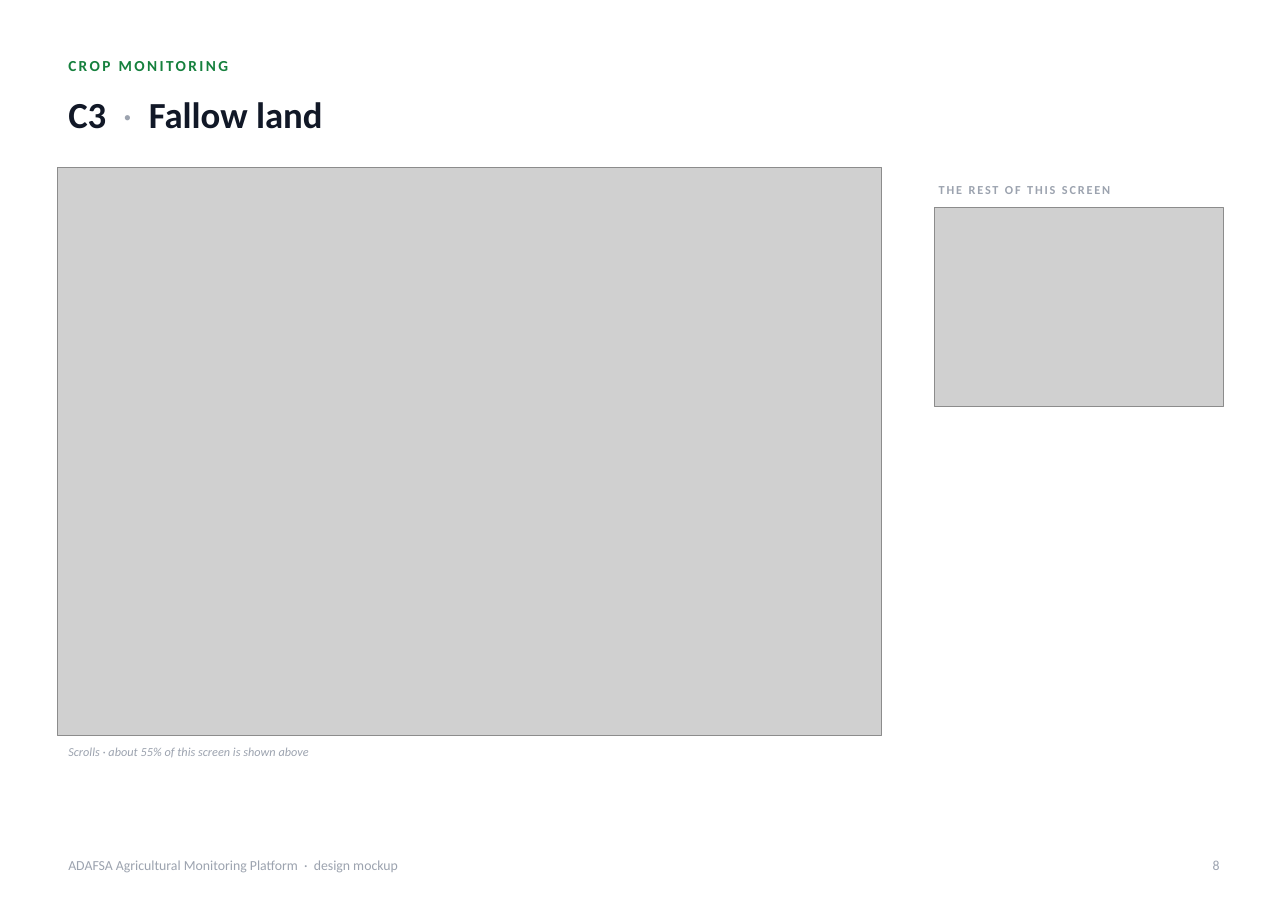
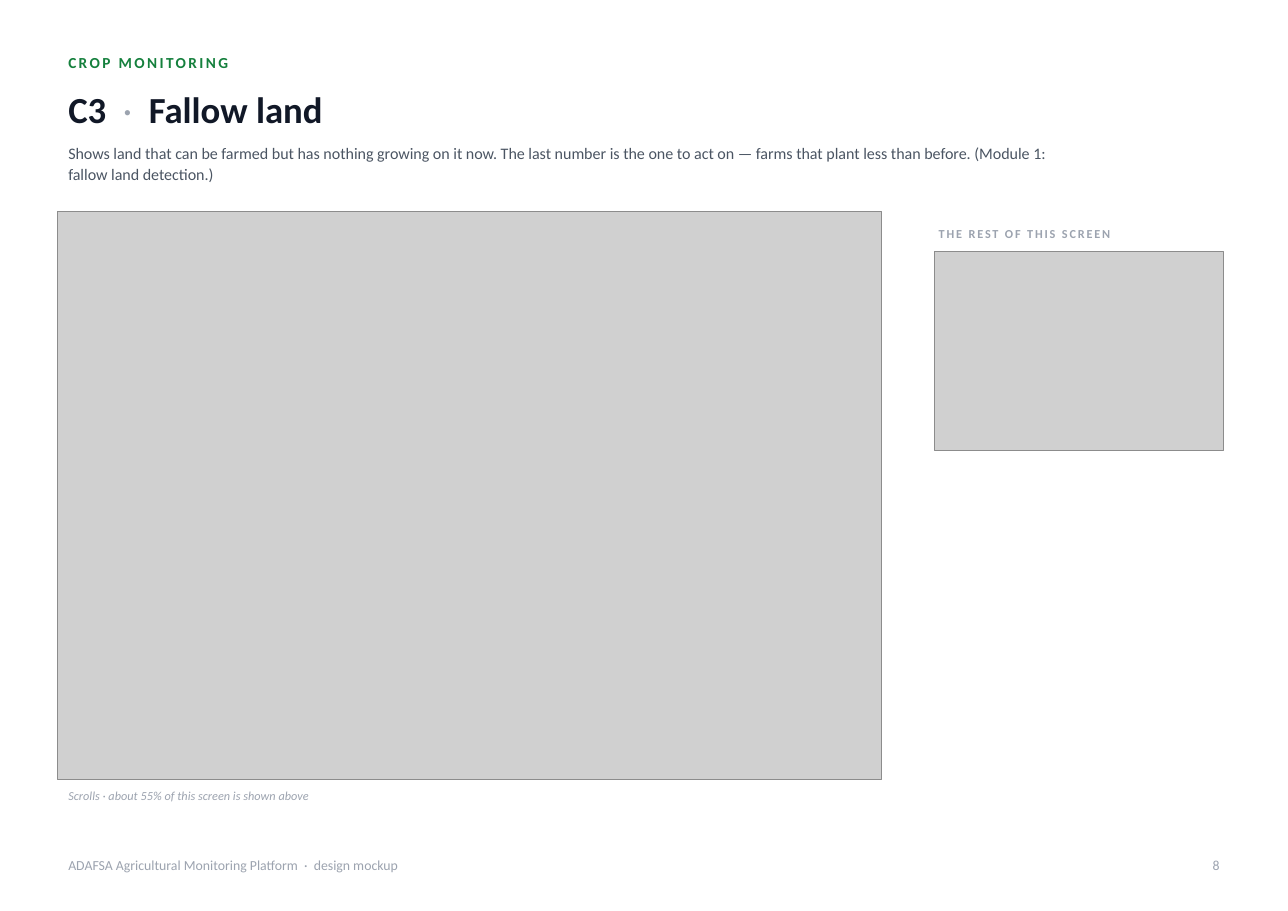
Before and after one commit to romainbigare/adafsa-mockup, a slide deck: slide 8 of docs/ADAFSA_Platform_Screens.pptx. Drawn at 1288x911 pixels with LibreOffice and Linux fonts; fonts in the diff are those of the drawing; grey boxes stand for pictures. Boxes give left, top, right and bottom in pixels: in the first picture for what was removed or moved away, otherwise in the second. Text is boxed around its words. In the diff, an @@ line names an element or a change of style, - is before the commit and + after.

```diff
--- a/docs/ADAFSA_Platform_Screens.pptx
+++ b/docs/ADAFSA_Platform_Screens.pptx
@@ text "C3 · Fallow land": place and size @@
-text "C3 · Fallow land" at (68, 102, 322, 129)
+text "C3 · Fallow land" at (68, 97, 322, 124)
@@ text added at (68, 147, 1045, 182), 10.5 pt, text #4B5563 @@
+Shows land that can be farmed but has nothing growing on it now. The last number is the one to act on — farms that plant less than before. (Module 1: fallow land detection.)
@@ 2 pictures, 2 texts: place and size @@
-2 pictures, 2 texts at (57, 167, 1223, 757)
+2 pictures, 2 texts at (57, 212, 1223, 801)
```
Also in this commit, not shown: 19 other slides changed, 3 other files.
